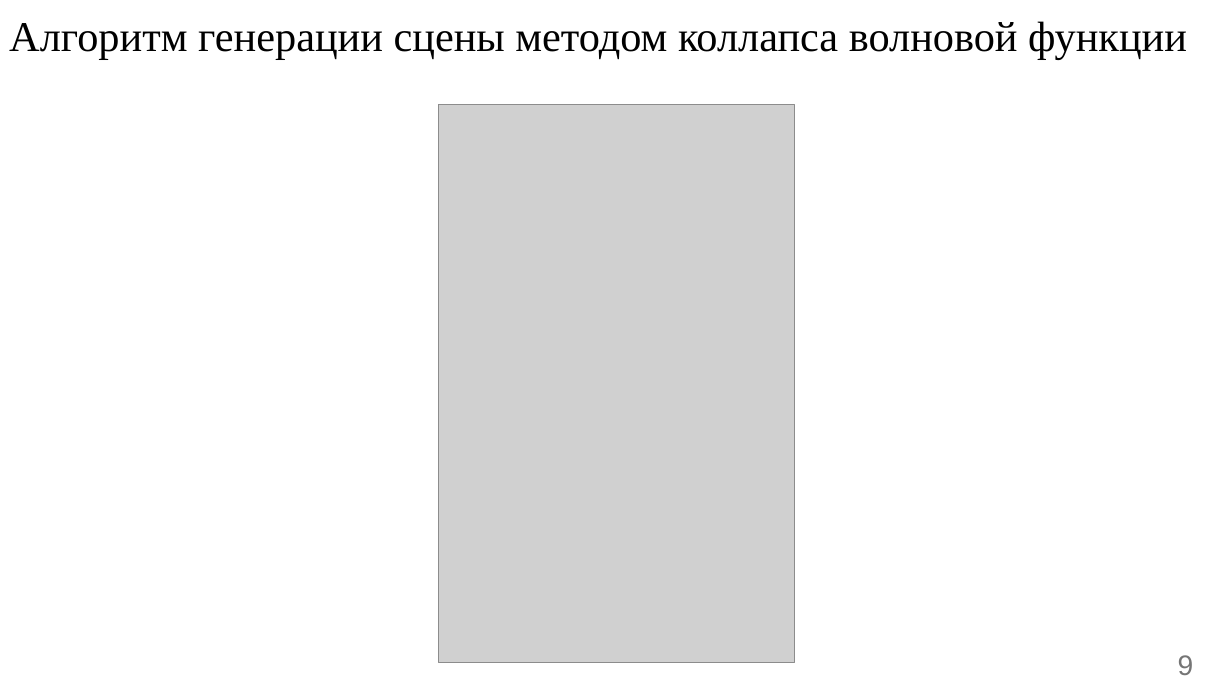
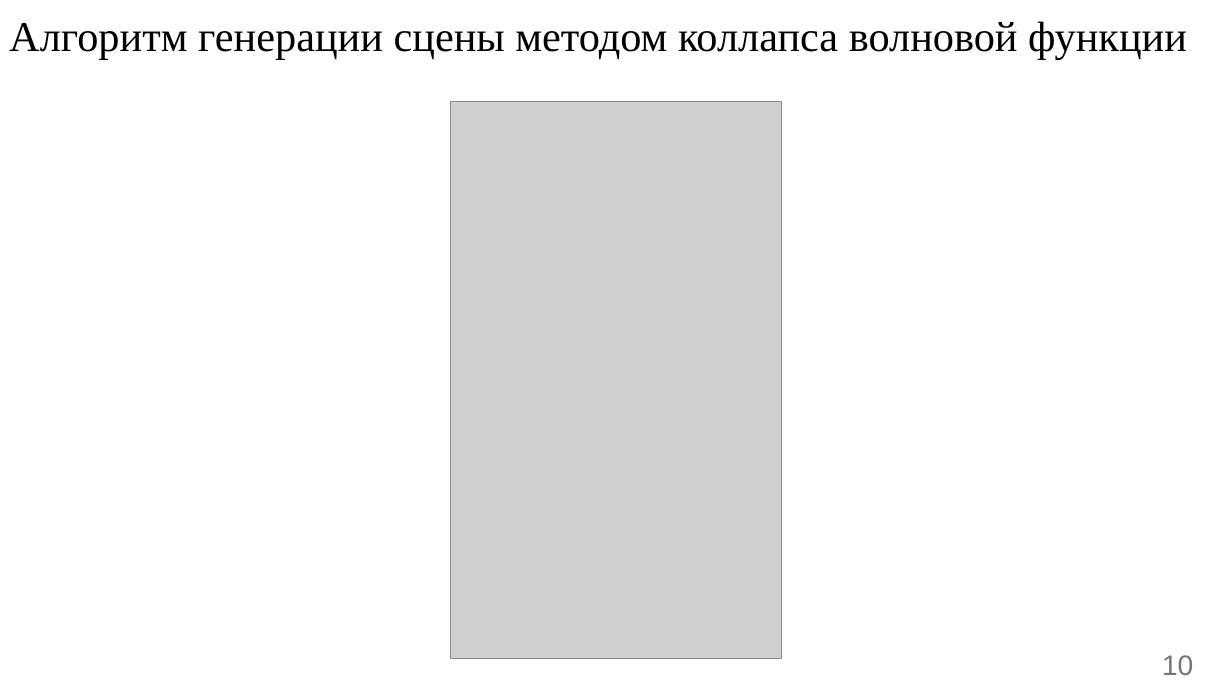
Before and after one commit to Danilado/IU7-CG-CW, a slide deck: slide 10 of docs/Presentation.pptx (slide 9 before the commit). Drawn at 1232x693 pixels with LibreOffice and Linux fonts; fonts in the diff are those of the drawing; grey boxes stand for pictures. Boxes give left, top, right and bottom in pixels: in the first picture for what was removed or moved away, otherwise in the second. Text is boxed around its words. In the diff, an @@ line names an element or a change of style, - is before the commit and + after.

```diff
--- a/docs/Presentation.pptx
+++ b/docs/Presentation.pptx
@@ picture: place and size @@
-picture at [438, 104, 794, 663]
+picture at [451, 101, 781, 659]
@@ page number at [1162, 655, 1193, 675]: text changed @@
-9
+10
```
Also in this commit, not shown: 8 other slides changed, 4 slides added, 2 slides removed, 24 other files.
